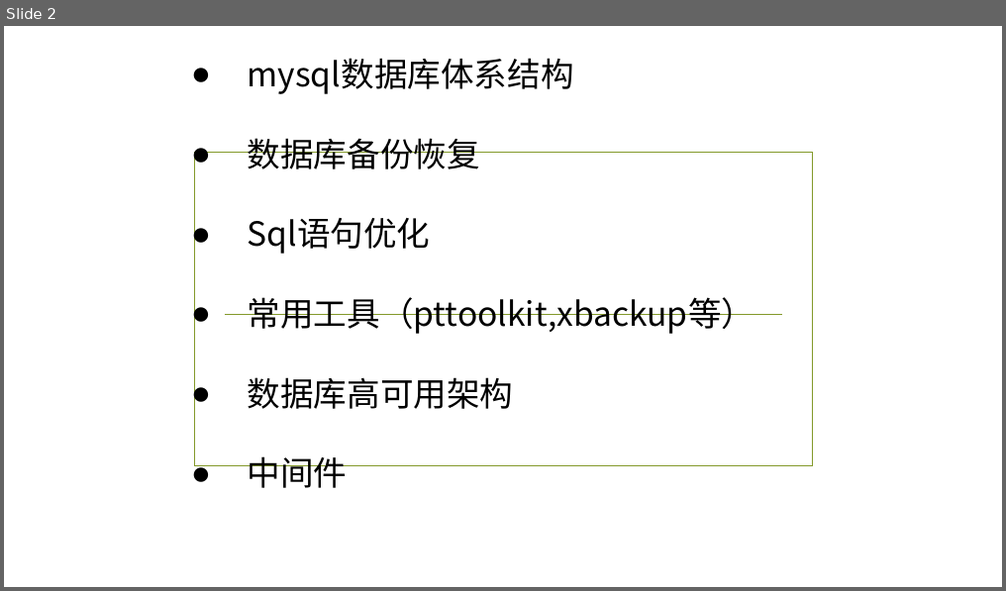
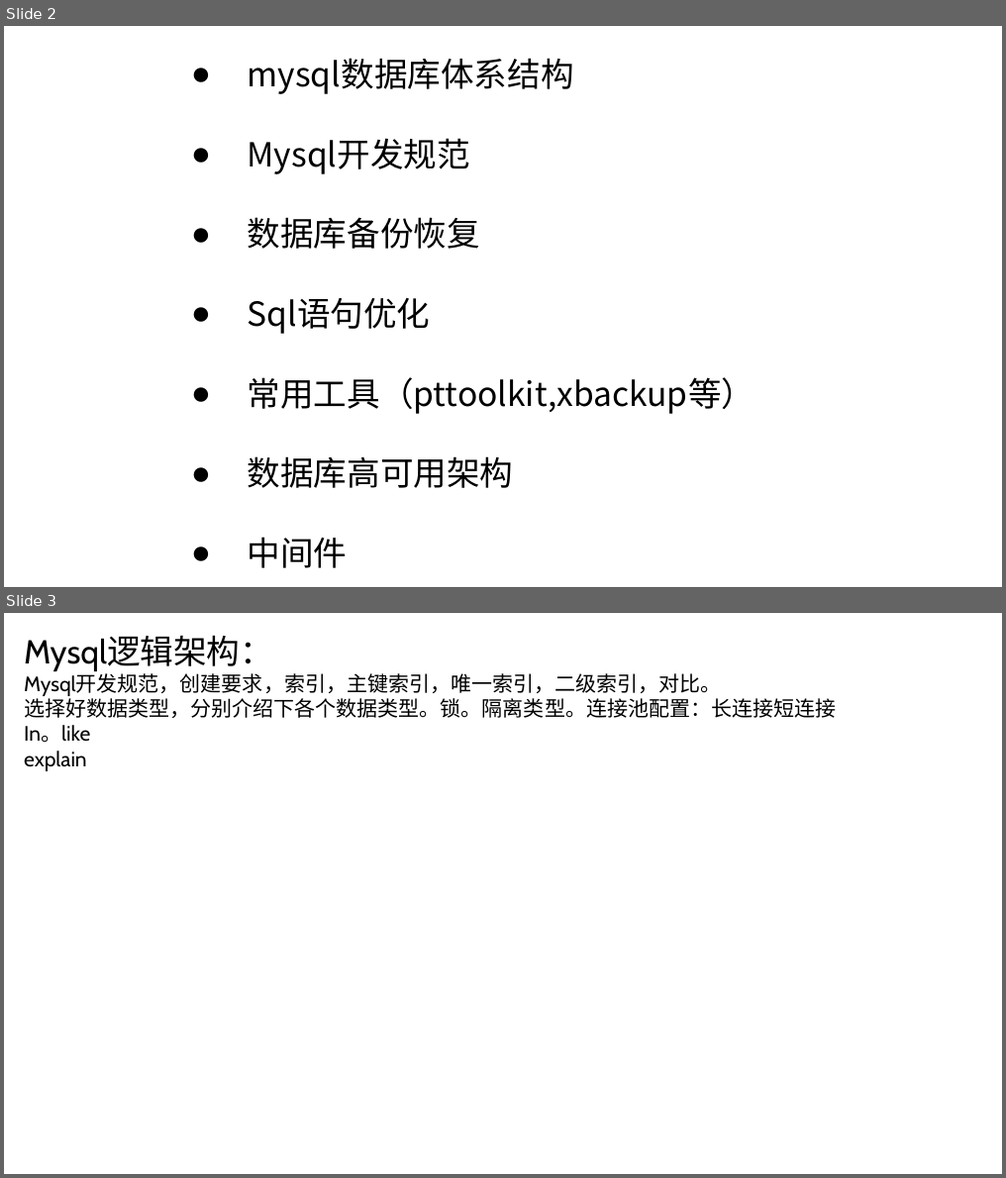
Before and after one commit to ronghuaihai/sharefiles, a slide deck: 数据库演示.pptx. Shown one above the other, each under a label of ours: slide 2 before the commit, slides 2 and 3 after it. The pictures are 1006x591 and 1006x1178 pixels, drawn with LibreOffice and Linux fonts; fonts in the diff are those of the drawing; background and template pictures are left out. Boxes give left, top, right and bottom in pixels: in the first picture for what was removed or moved away, otherwise in the second. Text is boxed around its words. In the diff, an @@ line names an element or a change of style, - is before the commit and + after.

```diff
--- a/数据库演示.pptx
+++ b/数据库演示.pptx
@@ slide 3 added at bbox=[4, 613, 1002, 1174], background picture (left out) @@
@@ text added at bbox=[24, 636, 836, 771], 20 pt, text #000000 @@
+Mysql逻辑架构：
+Mysql开发规范，创建要求，索引，主键索引，唯一索引，二级索引，对比。
+选择好数据类型，分别介绍下各个数据类型。锁。隔离类型。连接池配置：长连接短连接
+In。like
+explain
@@ slide 2 changed as well @@
@@ text at bbox=[248, 138, 470, 174]: paragraph added @@
+● Mysql开发规范
@@ rectangle removed at bbox=[195, 153, 813, 467] @@
@@ line removed from (224, 314) to (782, 314) @@
```
Also in this commit, not shown: 33 other slides changed, 16 other slides added, 1 slide removed, 57 other files.
